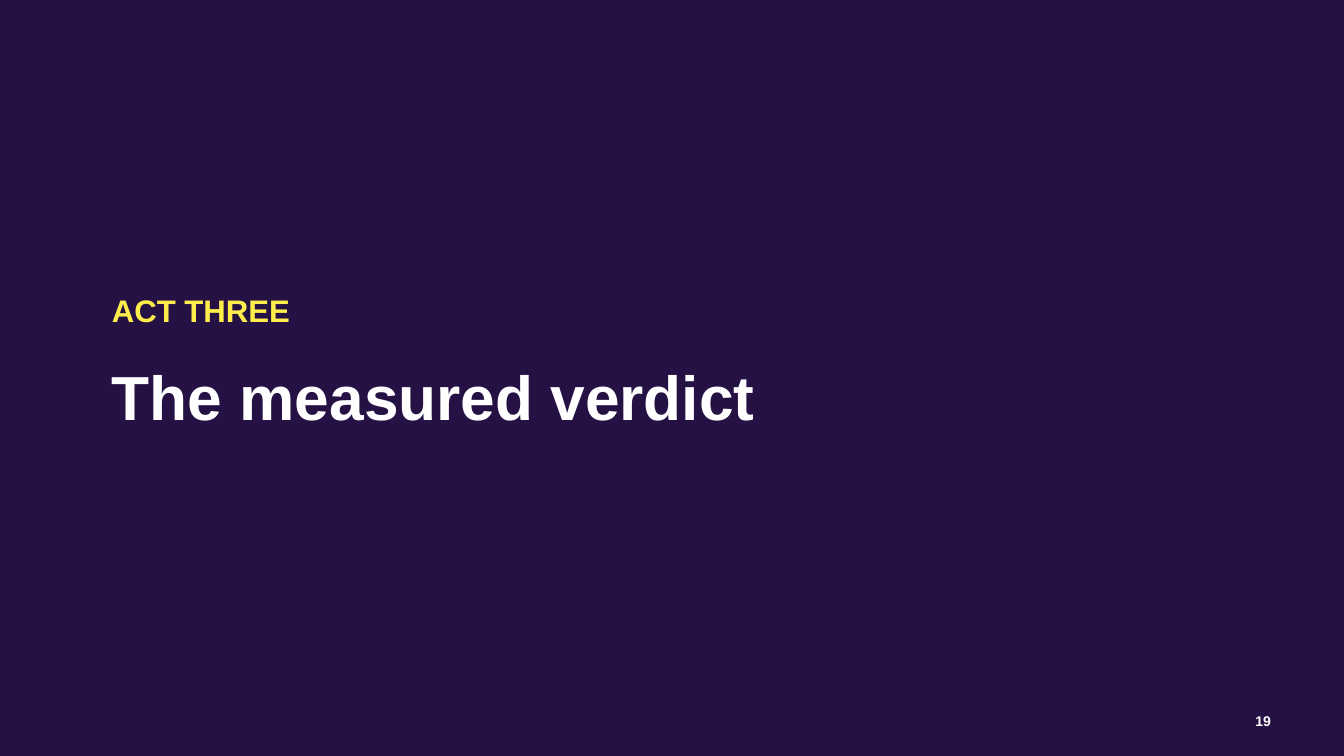
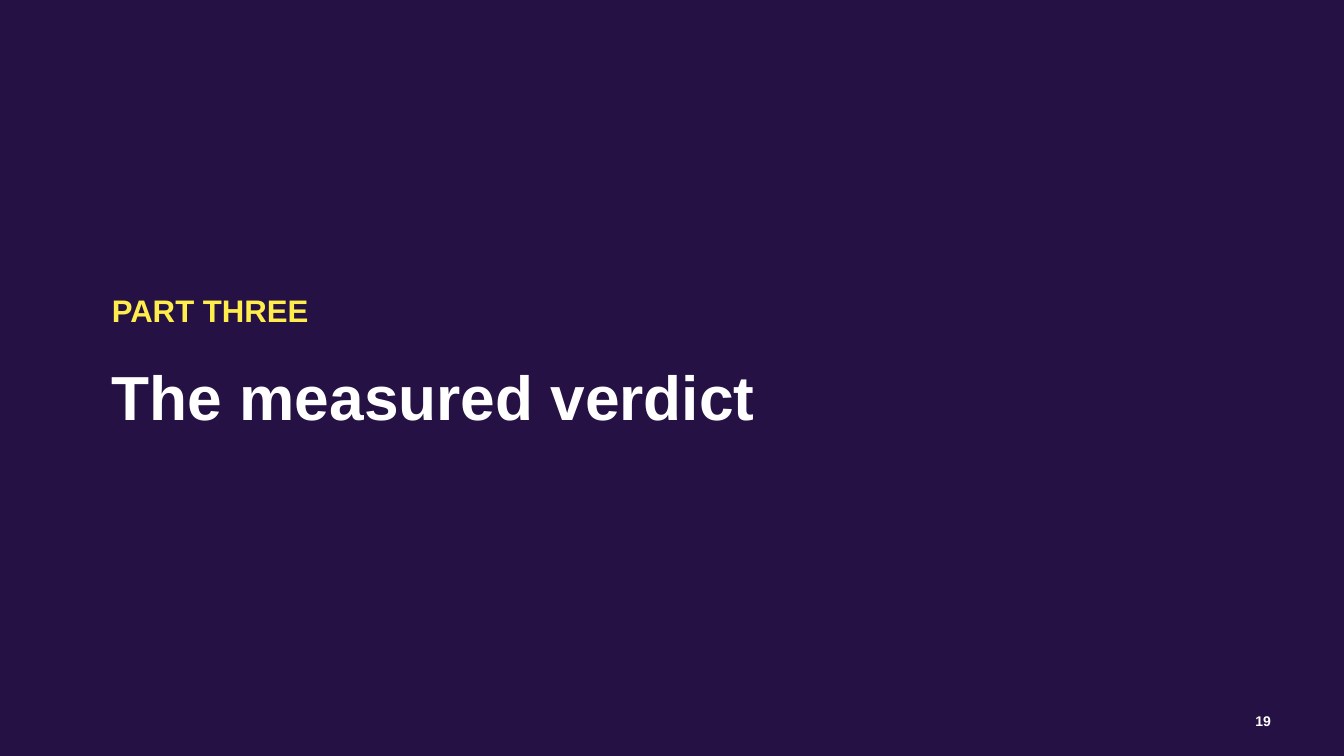
Before and after one commit to jconnolly/local-llm-pi5, a slide deck: slide 19 of local-llm-datasociety.pptx. Drawn at 1344x756 pixels with LibreOffice and Linux fonts; fonts in the diff are those of the drawing; background and template pictures are left out. Boxes give left, top, right and bottom in pixels: in the first picture for what was removed or moved away, otherwise in the second. Text is boxed around its words. In the diff, an @@ line names an element or a change of style, - is before the commit and + after.

```diff
--- a/local-llm-datasociety.pptx
+++ b/local-llm-datasociety.pptx
@@ text at (x1=112, y1=300, x2=309, y2=322): text changed @@
-ACT THREE
+PART THREE
```
Also in this commit, not shown: 8 other slides changed, 4 other files.
